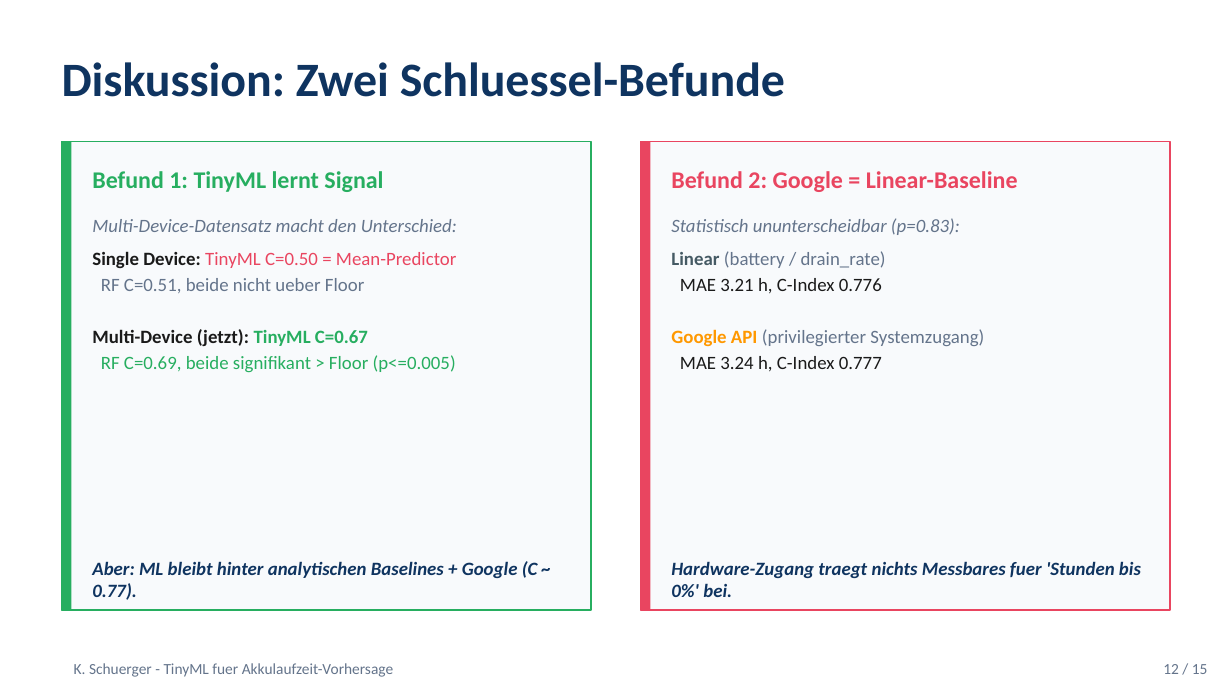
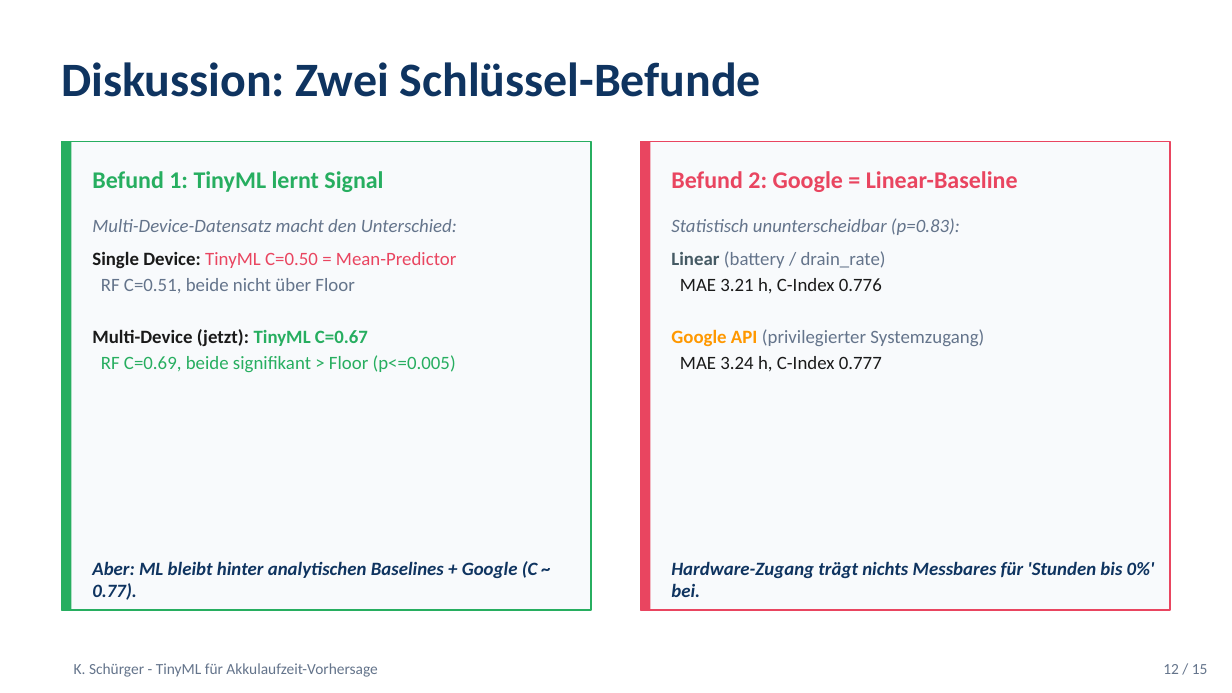
Before and after one commit to Keno-fsdf/HandyUsageRepo, a slide deck: slide 12 of paper/Paper_Verteidigung.pptx. Drawn at 1232x693 pixels with LibreOffice and Linux fonts; fonts in the diff are those of the drawing. Boxes give left, top, right and bottom in pixels: in the first picture for what was removed or moved away, otherwise in the second. Text is boxed around its words. In the diff, an @@ line names an element or a change of style, - is before the commit and + after.

```diff
--- a/paper/Paper_Verteidigung.pptx
+++ b/paper/Paper_Verteidigung.pptx
@@ text at [62,62,761,97]: text changed @@
-Diskussion: Zwei Schluessel-Befunde
+Diskussion: Zwei Schlüssel-Befunde
@@ text at [101,278,354,293]: text changed @@
-RF C=0.51, beide nicht ueber Floor
+RF C=0.51, beide nicht über Floor
@@ text at [671,561,1155,597]: text changed @@
-Hardware-Zugang traegt nichts Messbares fuer 'Stunden bis 0%' bei.
+Hardware-Zugang trägt nichts Messbares für 'Stunden bis 0%' bei.
@@ text at [74,663,377,677]: text changed @@
-K. Schuerger - TinyML fuer Akkulaufzeit-Vorhersage
+K. Schürger - TinyML für Akkulaufzeit-Vorhersage
```
Also in this commit, not shown: 14 other slides changed, 1 other file.
